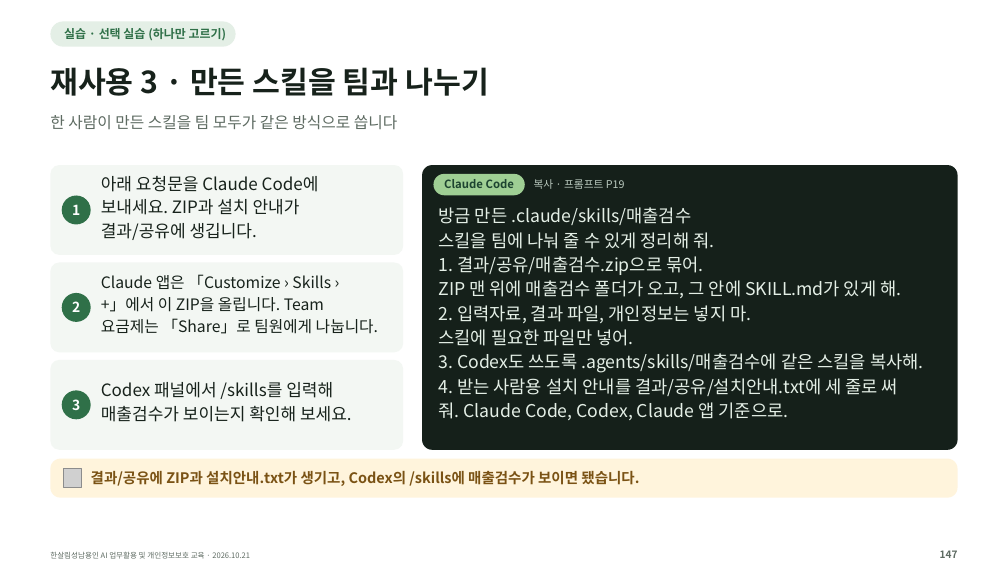
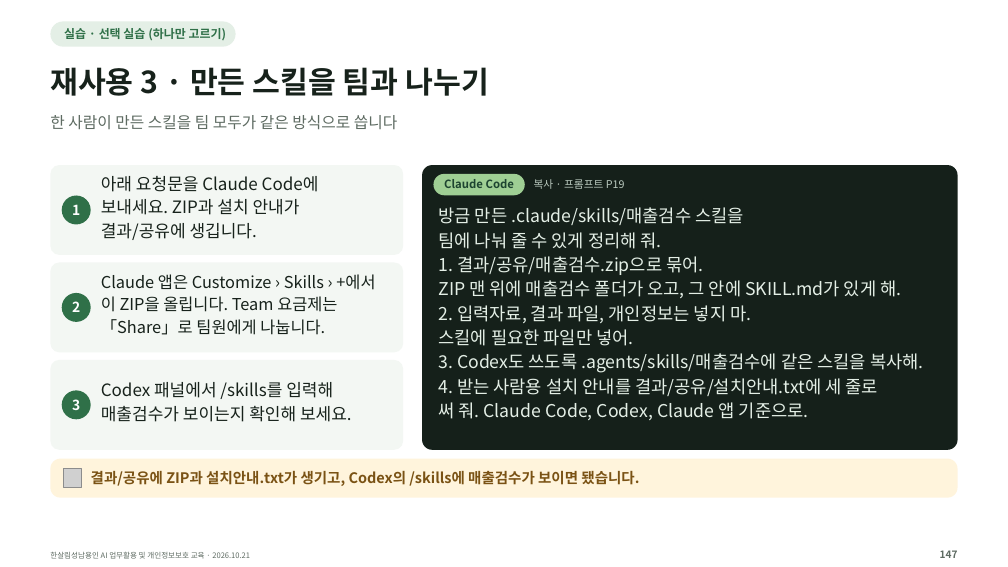
Before and after one commit to kscold/kscold-blog-version-2, a slide deck: slide 147 of apps/web/public/hansalim/files/한살림_AI교육_강의자료.pptx. Drawn at 1008x567 pixels with LibreOffice and Linux fonts; fonts in the diff are those of the drawing; grey boxes stand for pictures. Boxes give left, top, right and bottom in pixels: in the first picture for what was removed or moved away, otherwise in the second. Text is boxed around its words. In the diff, an @@ line names an element or a change of style, - is before the commit and + after.

Commit message:
fix(frontend): 한살림 강의 자료 줄바꿈 전수 점검 반영판으로 갱신

```diff
--- a/apps/web/public/hansalim/files/한살림_AI교육_강의자료.pptx
+++ b/apps/web/public/hansalim/files/한살림_AI교육_강의자료.pptx
@@ text at bbox=[438, 207, 744, 249]: spaces changed @@
-방금 만든 .claude/skills/매출검수
-스킬을 팀에 나눠 줄 수 있게 정리해 줘.
+방금 만든 .claude/skills/매출검수 스킬을
+팀에 나눠 줄 수 있게 정리해 줘.
@@ text at bbox=[101, 274, 375, 335]: text changed; size 15 to 15.6 pt @@
-Claude 앱은 「Customize › Skills ›
-+」에서 이 ZIP을 올립니다. Team
-요금제는 「Share」로 팀원에게 나눕니다.
+Claude 앱은 Customize › Skills › +에서
+이 ZIP을 올립니다. Team 요금제는
+「Share」로 팀원에게 나눕니다.
@@ text at bbox=[438, 378, 877, 420]: spaces changed @@
-4. 받는 사람용 설치 안내를 결과/공유/설치안내.txt에 세 줄로 써
-줘. Claude Code, Codex, Claude 앱 기준으로.
+4. 받는 사람용 설치 안내를 결과/공유/설치안내.txt에 세 줄로
+써 줘. Claude Code, Codex, Claude 앱 기준으로.
```
Also in this commit, not shown: 61 other slides changed, 3 other files.
